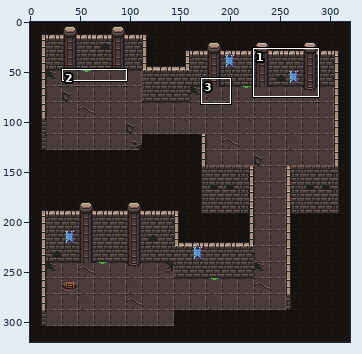
File history of a sprite sheet, assets/game/maps/map_1.png. Above: a wide view before the commit, with the close-up outlined.
Close-up. Before the edit:
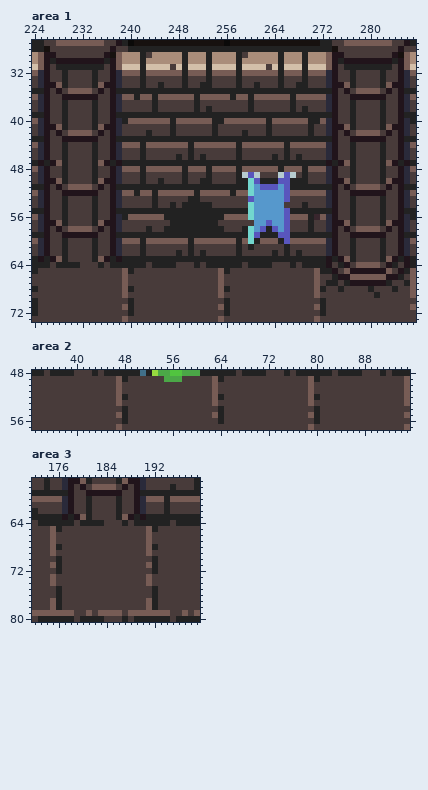
The file is 320x320 pixels. Colours within 5 levels of each other are drawn and written as one. Shown: area 1: x 224..287, y 27..73; area 2: x 33..95, y 48..57; area 3: x 172..199, y 57..80. The commit also changed other parts of the picture, which this record leaves out.
After the commit:
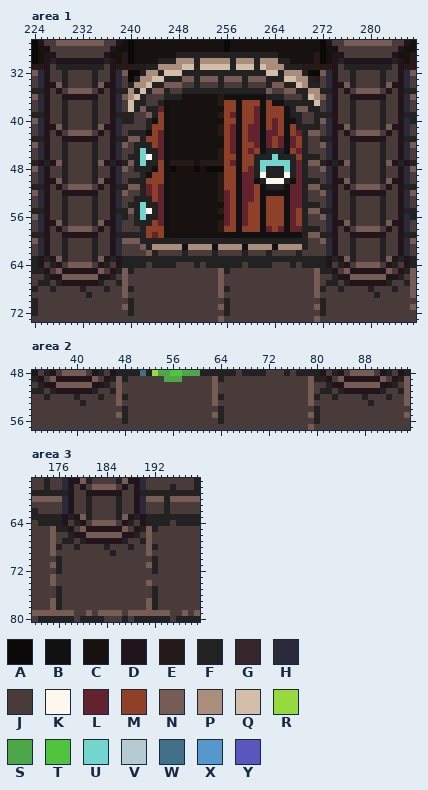
Palette (. is transparent): A #0b0a09  B #111111  C #17110f  D #21141b  E #251a17  F #222222  G #38262d  H #2a2a3a  J #483b3a  K #fdf7ed  L #62232f  M #8f4029  N #775c55  P #aa8d7a  Q #d3bfa9  R #97da3f  S #4ba747  T #51c43f  U #72d6ce  V #b6cbcf  W #417089  X #5698cc  Y #5956bd
Changes in this commit:
Changed rows in their new state; - is an unchanged pixel.
Area 1:
first column x 224:
27 AD-------------C--------------------------------AD-------------C
28 AC------------CCACCCCCCCCCCCCCCCACCCCCCCCCCCCCCCAC------------CC
29 AC------------CEACCCCCCCF-FFF-FFFF-FFFFFFCCCCCCEAC------------CE
30 AC------------CEACCCCFFF-P-F-P---FP--F----FCCCCEAC------------CE
31 EE------------EEEEEFFPPPPQ-F-Q---FQ--F-PPPFFFEEEEE------------EE
32 ----------------AA-PPFQQQ-FFF-FFFF-FFFFQQ-PPP-AA----------------
33 ----------------AFPPQQFFFNNFNNNFNNNFNNNFF-QQPPFE----------------
34 ----------------FPPQF-NNNJ-FJJ-F--JF-J-FNNFFQPFF----------------
35 ----------------P-Q-NN-JJ--------------NJJNN--PP----------------
36 ----------------PQFJJJFFFCCCCCCEBBBBBBBFFFJJJFQP----------------
37 ----------------QFF-JFBCCCCCCCCEMMBMMMBMBBF-FFFQ----------------
38 ----------------QFNF-LBCCCCCCCCCMMBMMLBMMMB-NNFF----------------
39 -----------------JJN-MBCCCCCCCCEMLBMMLBMMMB--JJ-----------------
40 ----------------FJJFBMBCCCCCCCCCMMBMMLBMLMBBFJJ-----------------
41 -------------------FMMBCCCCCCCCEMLBMLLBMLMBMFF-F----------------
42 ----------------FFFBMLBCCCCCCCCEMLBMLLBLLMBMLFNN----------------
43 ----------------NN-MMLBCCCCCCCCCMLBMLLBLMLBLM-JJ----------------
44 ----------------JF-FMLBCCCCCCCCCMLBMMLBLMLBLMFJJ----------------
45 -----------------FUFFLBCCCCCCCCEMLBMLMBFFFBMLF------------------
46 ----------------FFUKFLBCCCCCCCCEMMBMMFFFUF-FMFFF----------------
47 ----------------N-U--MBEEEECEEEEMLBMM-UUUUU-L-NN----------------
48 ----------------JF-FBMBACCCACAAAMMBMLFUFF-UFL-JJ----------------
49 -------------------BMMBCCCCCCCCEMMBLLFKFFFKFL-------------------
50 ----------------FF-MMMBCCCCCCCCEMMBLLB-KKKFBL-FF----------------
51 ----------------NN-LMLBCCCCCCCCEMMBLLMBFFFBLL-NN----------------
52 ----------------JJFLMLBCCCCCCCCELMBLLMBBBBBLLFJJ----------------
53 -----------------FFFMLBCCCCCCCCELMBLLMBMMMBLLF------------------
54 ----------------FFUF-LBCCCCCCCCCLMBLMMBMMMBLL-FF----------------
55 ----------------N-UK-LBCCCCCCCCELMBLMMBMMMBLM-NN----------------
56 ----------------JFUFFLBCCCCCCCCCLMBLMMBMMMBLMFJJ----------------
57 -----------------FFFMLBCCCCCCCCELMBLMMBMMMBLMFJ-----------------
58 ------------------FMMMBCCCCCCCCEMMBMMMBLMLBLLF-F----------------
59 -------------------MLMBCCCCCCCCCBBBBBBBBBBBBB-NN----------------
60 -------------------FFFFFFF-FFFFFFF-FF-FFF-FFFFJJ----------------
61 ------------------NFPPPPPBPPPPBPPPPBPPPPBPPPPF------------------
62 ------------------JNF---JFJ-J-F---JF---FJ-J---------------------
64 -DJFDJNNNN-DFJD-------------------------------------------------
65 -FD-NDDDDDDN-DF-------------------------------------------------
66 --FDDNNNNNNDDF--------------------------------------------------
67 -FF-FDDDDDDF--F-------------------------------------------------
68 ---F----F---F---------------------------------------------------
69 ---------F------------------------------------------------------
first column x 239:
73 J
Area 2:
first column x 33:
48 DJFDJNNNN-DFJD----------------------------------DJFDJNNNN-DFJD
49 FD-NDDDDDDN-DF----------------------------------FD-NDDDDDDN-DF
50 -FDDNNNNNNDDF------------------------------------FDDNNNNNNDDF-
51 FF-FDDDDDDF--F----------------------------------FF-FDDDDDDF--F
52 --F----F---F--------------------------------------F----F---F--
53 --------F-----------------------------------------------F-----
first column x 47:
57 J-----------------------------------------------J
Area 3:
first column x 177:
64 DJFDJNNNN-DFJD
65 FD-NDDDDDDN-DF
66 -FDDNNNNNNDDF-
67 FF-FDDDDDDF--F
68 --F----F---F--
69 --------F-----
first column x 191:
73 J
